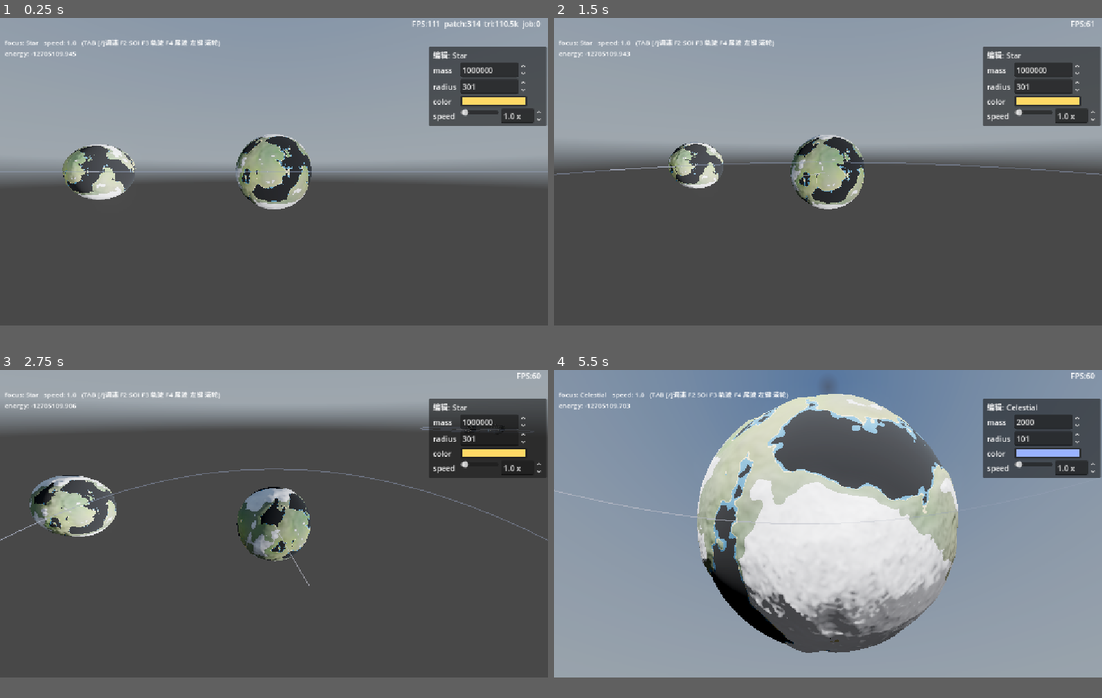
Above: before the commit, frames 1-4 (two rows, left to right).
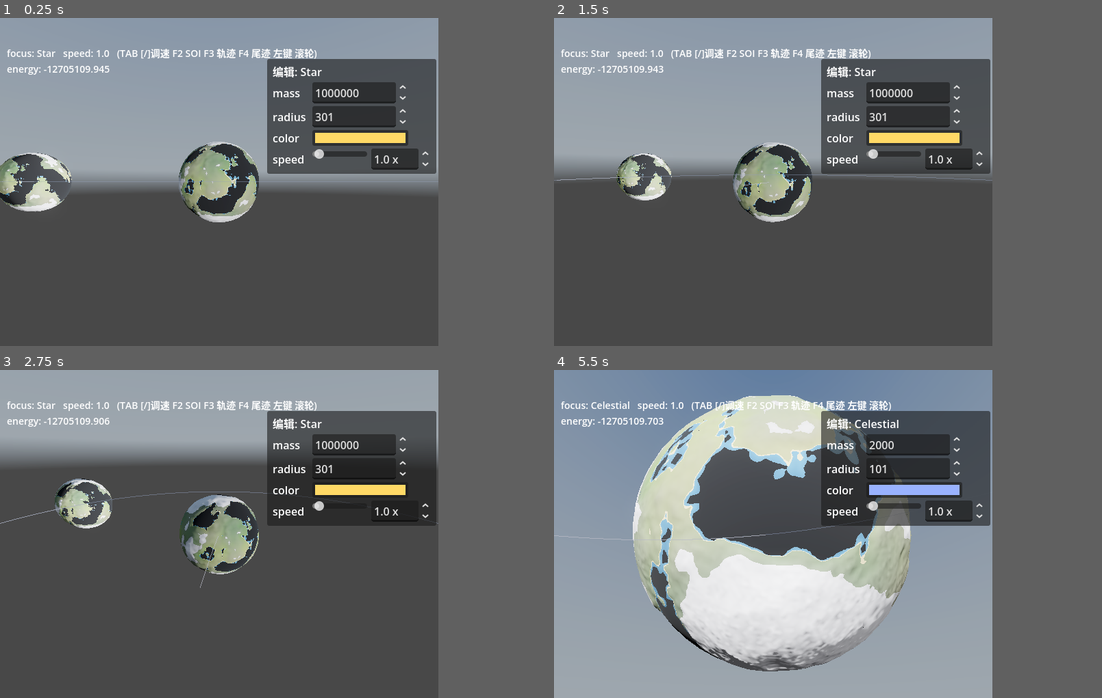
Above: after the commit, the same moments.

Repository: xiaobaibaix/stellar_era_godot
Game: Godot game, scene res://scenes/main.tscn
The game is run twice, just before and just after one commit, with the same random seed, the same clock (stepped at 60 frames per second) and the same inputs. A sky picture missing from this copy of the repository is replaced by a grey-blue gradient.
Inputs (mouse positions are in pixels of both pictures, inside the frame that each line leads up to):
- Up to frame 1 (0.25 s): no input
- Up to frame 2 (1.5 s): tap Enter at 0.5 s; move the mouse to (948, 155) at 0.52 s; hold D 0.53-1.25 s; hold Q 0.53-1.25 s; click (948, 155) at 0.67 s; tap Space at 0.77 s; drag from (718, 188) to (800, 234) at 1.27 s
- Up to frame 3 (2.75 s): move the mouse to (328, 455) at 2.02 s; hold D from 2.03 s (still down); tap Shift at 2.1 s
- Up to frame 4 (5.5 s): release D at 2.75 s; drag from (800, 586) to (663, 478) at 2.77 s; move the mouse to (992, 570) at 3.52 s; hold A 3.53-4.25 s; tap Enter at 3.6 s; tap Space at 3.77 s; drag from (663, 478) to (745, 445) at 4.27 s; move the mouse to (855, 524) at 5.02 s; hold S from 5.03 s (still down); tap Tab at 5.1 s; click (855, 524) at 5.17 s
In our replay, the window is 800x450 before the commit and 640x480 after it. These sizes can differ from the game's own. Grey fills any space a smaller window leaves; there, only what the larger window draws over its background counts as a difference.

The runs differ from the first frame. In frame 1, 28% of the frame differs, in the area x 0-100%, y 0-63%; in frame 2, 24%; in frame 3, 27%; in frame 4, 45%, in the area x 0-100%, y 0-92%.
Error before the commit: Invalid call. Nonexistent function 'has_param' in base 'Shader'. (res://scripts/planet/planet.gd:1009)

Commit message:
修复：编译错误

Diff:
--- a/project.godot
+++ b/project.godot
@@ -25,7 +25,8 @@
 
 [display]
 
-window/size/mode=3
+window/size/viewport_width=640
+window/size/viewport_height=480
 window/stretch/mode="canvas_items"
 window/stretch/aspect="expand"
 window/size/exclusive_fullscreen=false
--- a/scenes/test_planet.tscn
+++ b/scenes/test_planet.tscn
@@ -55,7 +55,7 @@
 transform = Transform3D(-4.371139e-08, 0, 1, 0, 1, 0, -1, 0, -4.371139e-08, 730.059, 0, 0)
 script = ExtResource("7_cfocus")
 planet_path = NodePath("../Planet")
-player_path = NodePath("../Planet/Player")
+player_path = NodePath("../Planet/Player/CharacterBody3D")
 
 [node name="OmniLight3D" type="OmniLight3D" parent="." unique_id=237984670]
 transform = Transform3D(1, 0, 0, 0, 1, 0, 0, 0, 1, 0, 0, 824.80164)
--- a/scripts/core/camera_focus.gd
+++ b/scripts/core/camera_focus.gd
@@ -66,7 +66,8 @@
 func _ready() -> void:
 	if force_windowed:
 		# project.godot 全局 mode=3(全屏); test_planet 调试要普通窗口, 这里覆盖。
-		get_window().mode = Window.MODE_WINDOWED
+		# 用 DisplayServer(主窗口 API) 比 Window.mode setter 更稳(macOS 全屏 Space 切换有边角 case)。
+		DisplayServer.window_set_mode(DisplayServer.WINDOW_MODE_WINDOWED)
 	if planet_path != NodePath():
 		_planet = get_node_or_null(planet_path)
 	if player_path != NodePath():
--- a/scripts/planet/planet.gd
+++ b/scripts/planet/planet.gd
@@ -1006,7 +1006,8 @@
 			_ocean_mat.set_shader_parameter("u_sun_atten", _sun_attens[0])
 		_ocean_mat.set_shader_parameter("u_sun_count", _sun_count)
 		# 额外槽位 1..N-1 → 数组(对齐 ocean shader 的 u_sun_dirs_add[3] 等)
-		if _ocean_mat.shader != null and _ocean_mat.shader.has_param("u_sun_dirs_add"):
+		# Godot 4 的 Shader 类没有 has_param; ocean.gdshader 已声明这些 uniform, 直接推即可。
+		if _ocean_mat.shader != null:
 			var extras_dirs: PackedVector3Array = PackedVector3Array()
 			var extras_pos: PackedVector3Array = PackedVector3Array()
 			var extras_loc: PackedFloat32Array = PackedFloat32Array()
